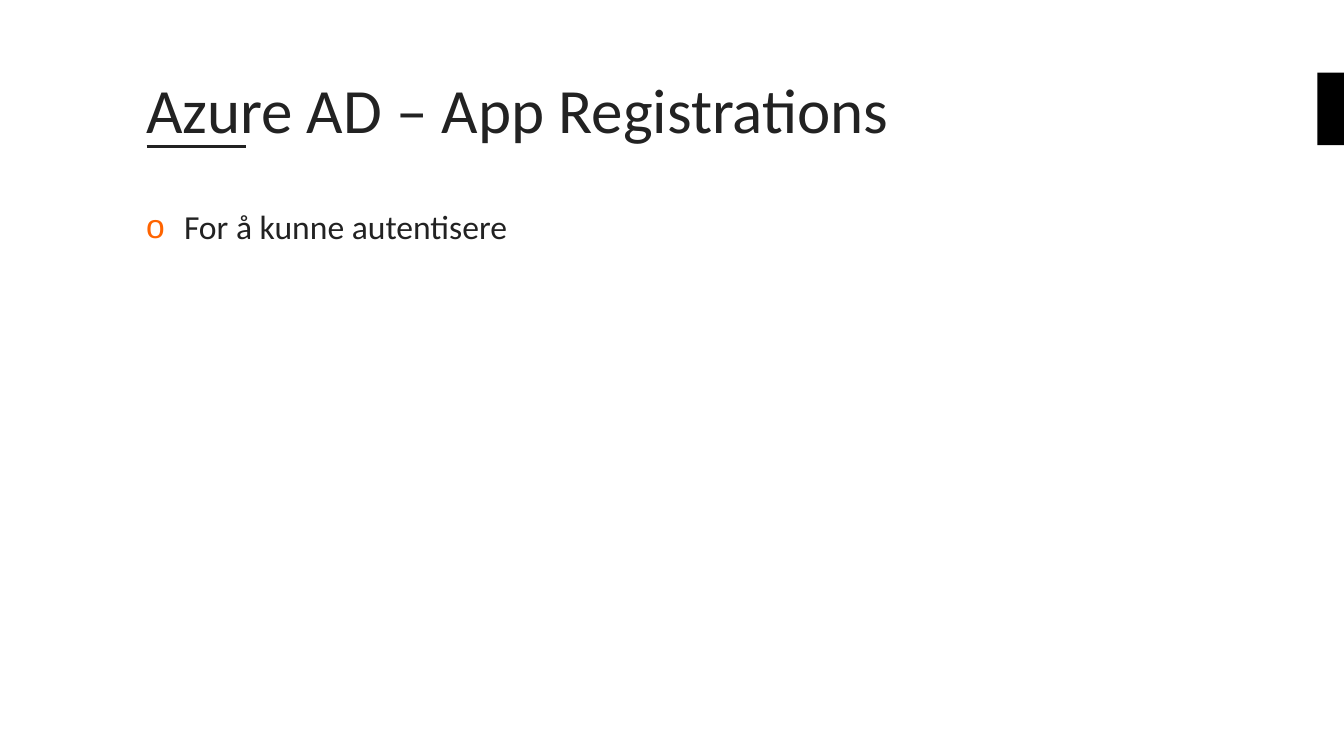
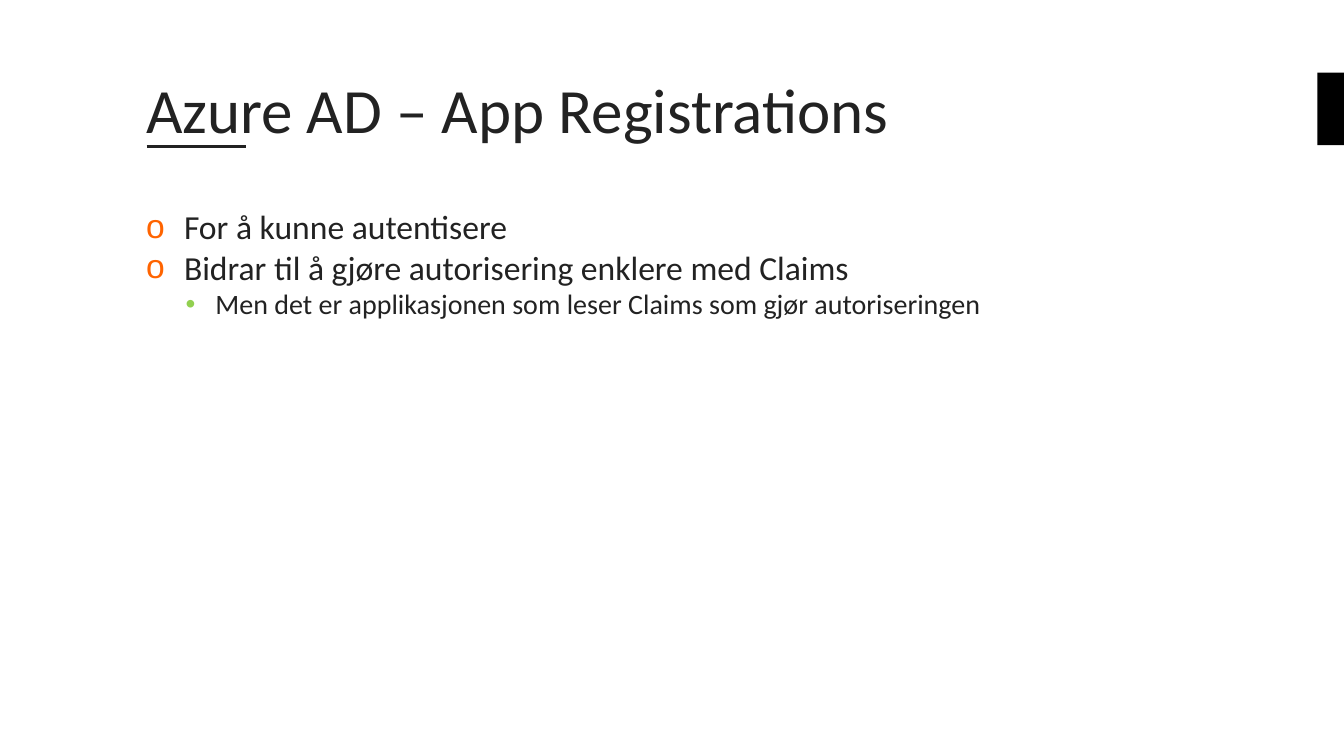
Before and after one commit to bouvet/azure-workshops, a slide deck: slide 14 of Workshop_3/Presentasjon/Azureskolen-Workshop#3.pptx (slide 15 before the commit). Drawn at 1344x756 pixels with LibreOffice and Linux fonts; fonts in the diff are those of the drawing; background and template pictures are left out. Boxes give left, top, right and bottom in pixels: in the first picture for what was removed or moved away, otherwise in the second. Text is boxed around its words. In the diff, an @@ line names an element or a change of style, - is before the commit and + after.

```diff
--- a/Workshop_3/Presentasjon/Azureskolen-Workshop#3.pptx
+++ b/Workshop_3/Presentasjon/Azureskolen-Workshop#3.pptx
@@ text at [184,256,980,319]: paragraphs added @@
+o Bidrar til å gjøre autorisering enklere med Claims
+  • Men det er applikasjonen som leser Claims som gjør autoriseringen
```
Also in this commit, not shown: 4 other slides changed, 1 slide removed.
